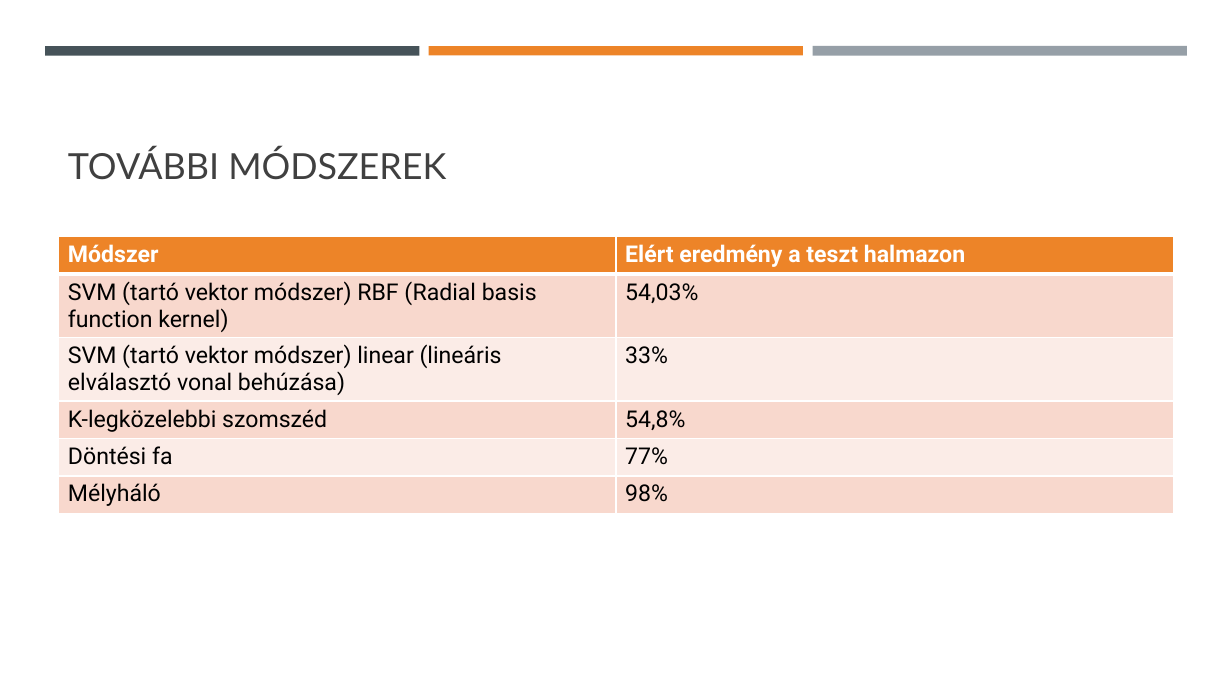
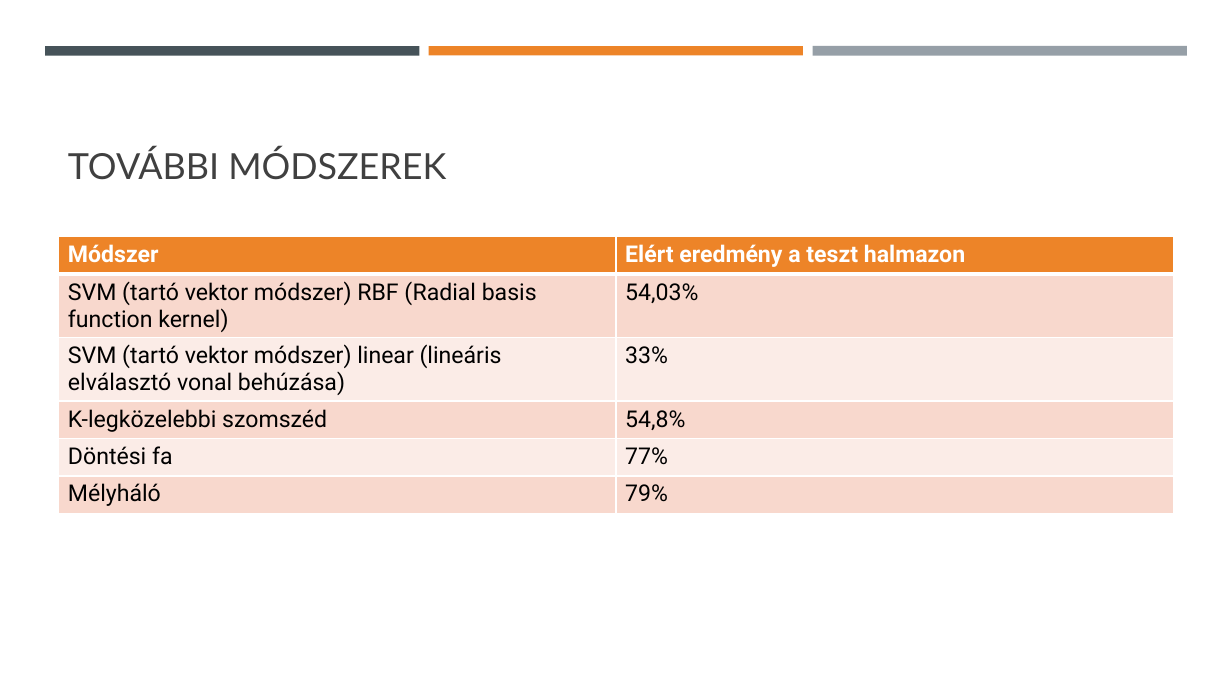
Before and after one commit to milka513/fejlett_kepfel, a slide deck: slide 10 of Kő papír olló.pptx. Drawn at 1232x693 pixels with LibreOffice and Linux fonts; fonts in the diff are those of the drawing. Boxes give left, top, right and bottom in pixels: in the first picture for what was removed or moved away, otherwise in the second. Text is boxed around its words. In the diff, an @@ line names an element or a change of style, - is before the commit and + after.

```diff
--- a/Kő papír olló.pptx
+++ b/Kő papír olló.pptx
@@ table at (59,237,1174,516) @@
-row 6, column 2: 98%
+row 6, column 2: 79%
```
Also in this commit, not shown: 1 other file.
